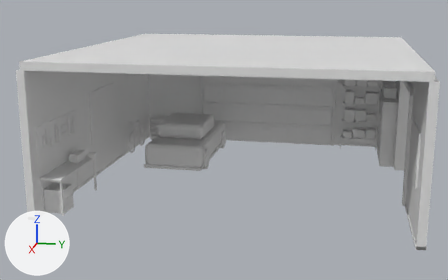
The glTF model assets/3d/room-b.glb: old version first, new version second.
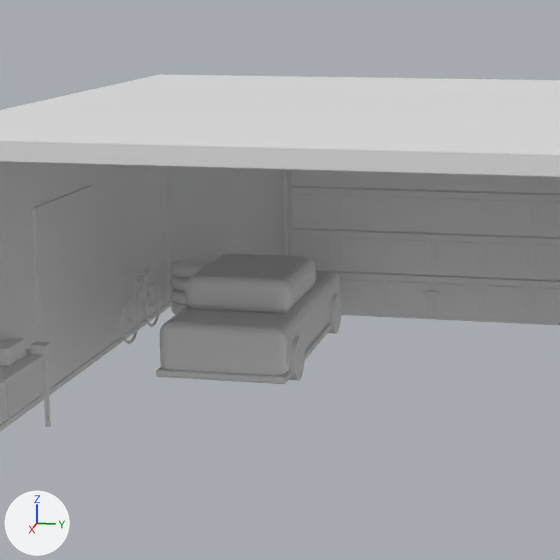
There are two pictures of each version: one whole from a camera (50 mm lens) standing at (8.39, 2.8, 5.43) and looking at (-8.74, -0.63, 1.14), one close up on the part from 17% to 72% of the width and 0% to 89% of the height. The axes (+X, +Y, +Z) are drawn at lower left. The lights are the same throughout. The first two pictures are the older version. Where no turn or scale is listed for an object, it has been applied to the vertices. Vertices at exactly the same position are counted once.

Objects in the first close-up: 'Atlas_B_q'.
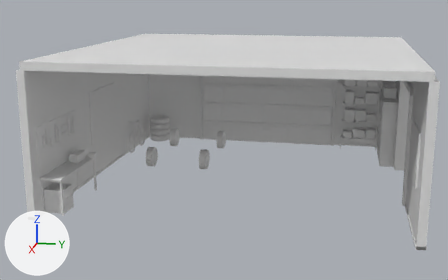
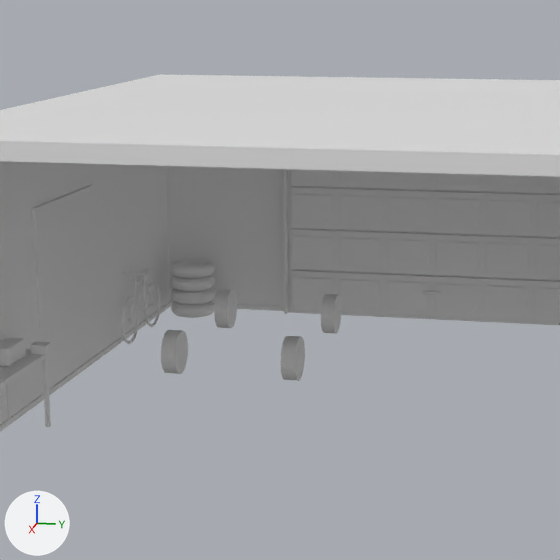
What changed in the scene script:
```text
Change me_atlas_b:
    used by ob_atlas_b_q; location = (-9.06, 0.03, 1.9)
    remove me_atlas_b.from_pydata(...)  # 14646 vertices, 28760 faces; spans x -4.56..4.56, y -4.65..4.65, z -1.9..1.9
    add me_atlas_b.from_pydata(...)  # 14158 vertices, 27796 faces; spans x -4.56..4.56, y -4.65..4.65, z -1.9..1.9
    me_atlas_b part 1: the loose piece of 216 vertices spanning x -2.54..-0.64, y -3.03..-1.53, z -1.07..-0.57 is deleted
    me_atlas_b part 2: the loose piece of 216 vertices spanning x -3.74..0.16, y -3.15..-1.41, z -1.76..-1.04 is deleted
    me_atlas_b part 3: the loose piece of 56 vertices spanning x -3.76..0.18, y -3.18..-1.38, z -1.78..-1.68 is deleted
```

Boxes [x1, y1, x2, y2] around the edits, measured in the close-ups (560 x 560 px):
part 1 of me_atlas_b, deleted
    before: [186, 253, 316, 314]
part 2 of me_atlas_b, deleted
    before: [160, 271, 340, 376]
part 3 of me_atlas_b, deleted
    before: [156, 310, 343, 384]
